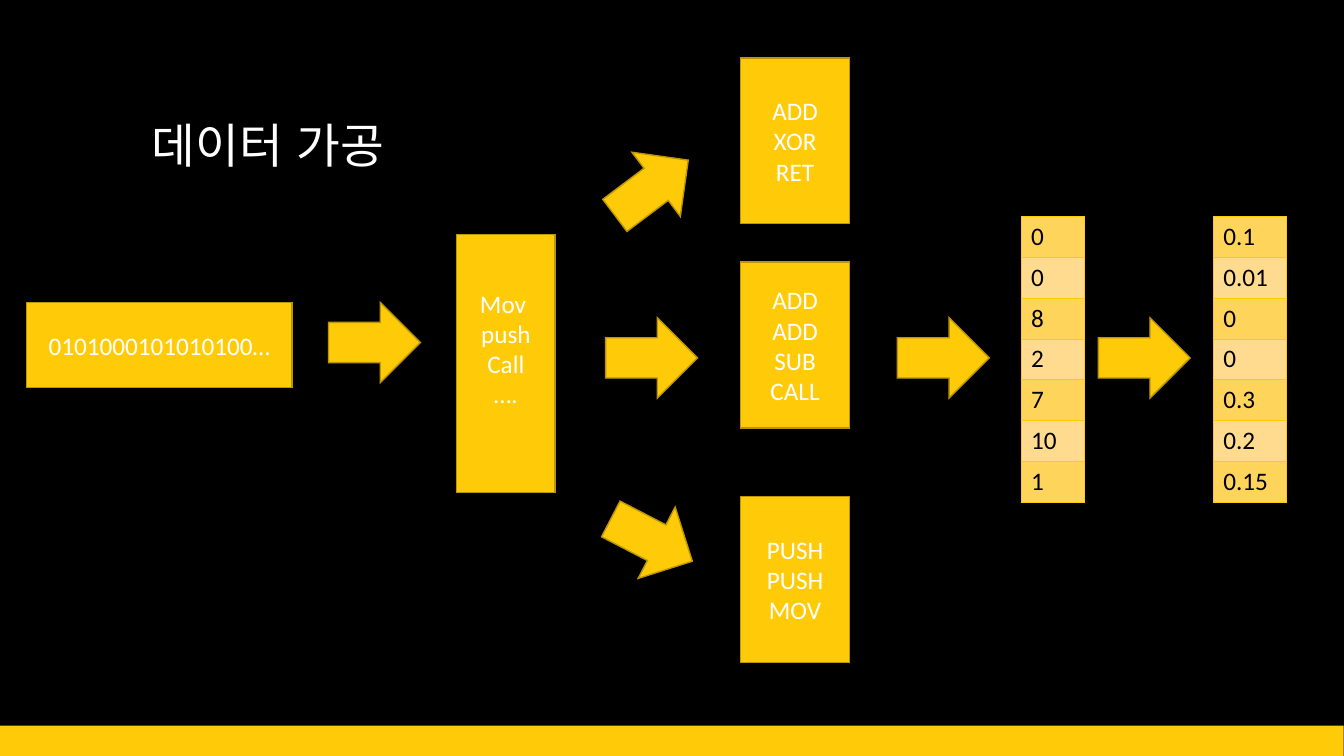
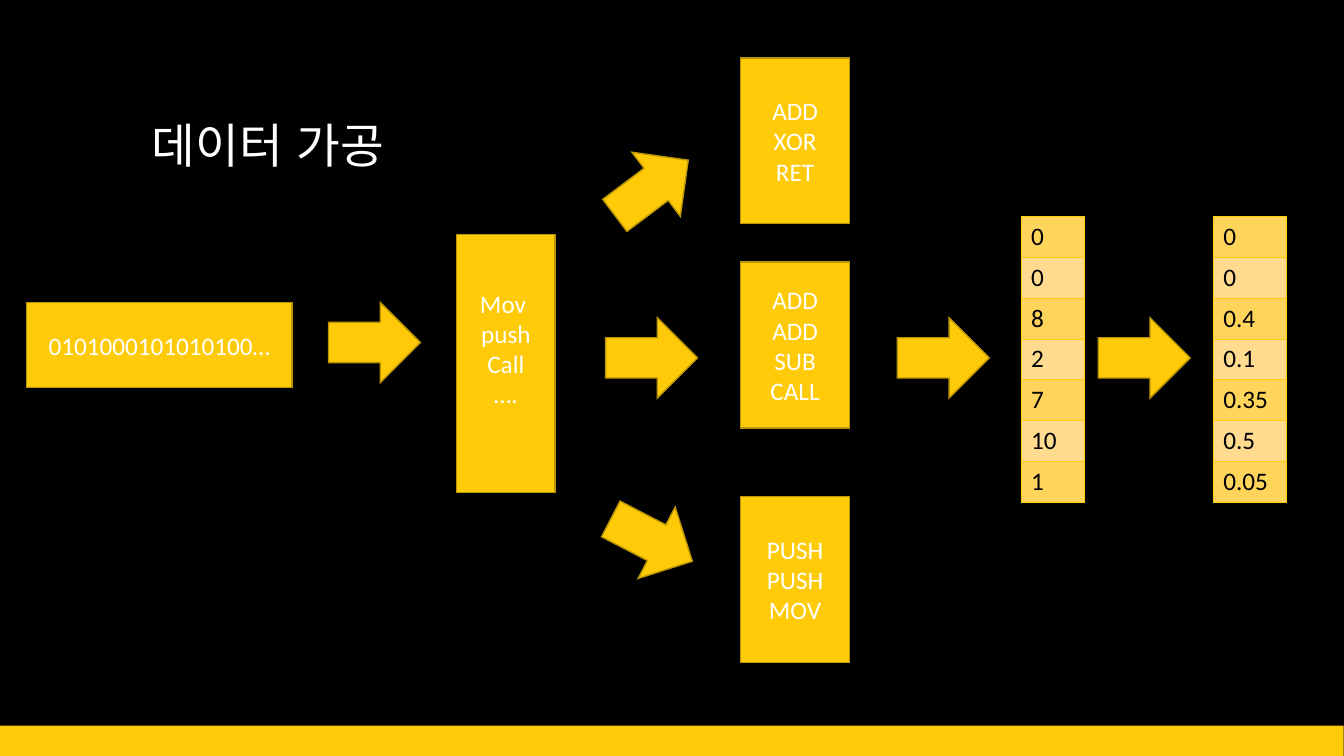
Before and after one commit to inchency/MachinLearingTermProject, a slide deck: slide 6 of result/Packing Detection.pptx. Drawn at 1344x756 pixels with LibreOffice and Linux fonts; fonts in the diff are those of the drawing. Boxes give left, top, right and bottom in pixels: in the first picture for what was removed or moved away, otherwise in the second. Text is boxed around its words. In the diff, an @@ line names an element or a change of style, - is before the commit and + after.

```diff
--- a/result/Packing Detection.pptx
+++ b/result/Packing Detection.pptx
@@ table at box(1214, 216, 1288, 502) @@
-row 1: 0.1
-row 2: 0.01
-row 5: 0.3
-row 6: 0.2
-row 7: 0.15
+row 3: 0.4
+row 4: 0.1
+row 5: 0.35
+row 6: 0.5
+row 7: 0.05
```
Also in this commit, not shown: 3 other slides changed, 1 slide added.
